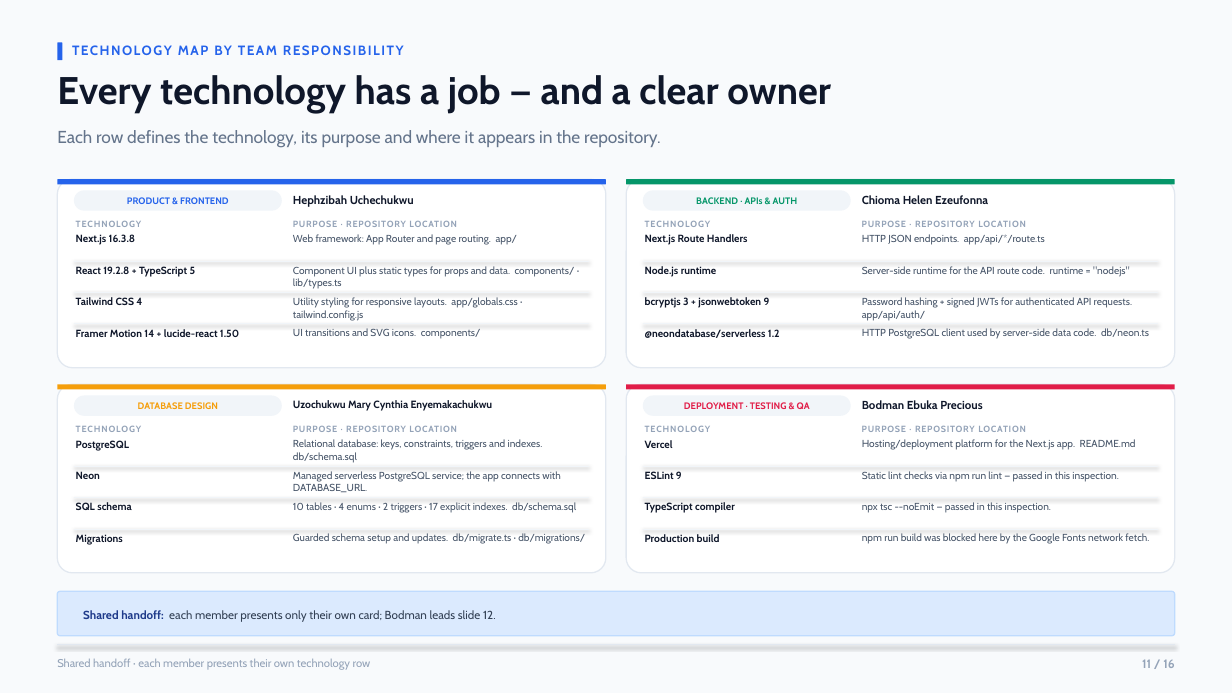
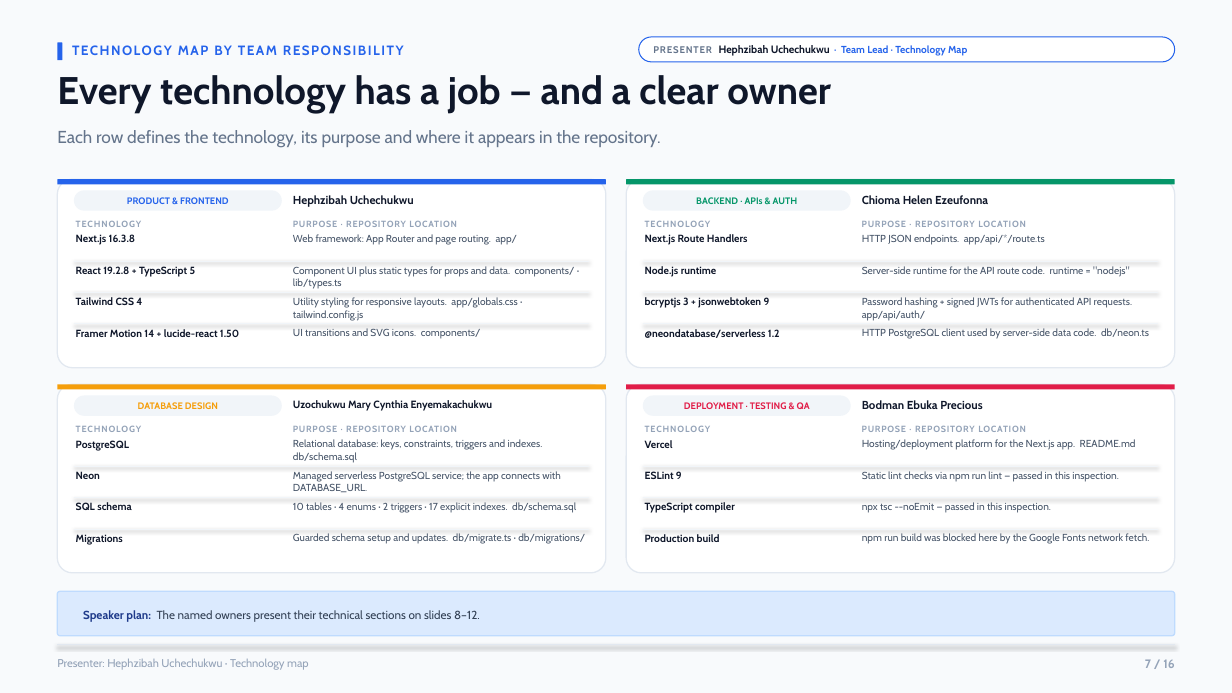
Before and after one commit to zibahofficial/TutorConnectNg, a slide deck: slide 7 of presentation/TutorConnect-Nigeria-Edumentry-AI-Hackathon-1.0.pptx (slide 11 before the commit). Drawn at 1232x693 pixels with LibreOffice and Linux fonts; fonts in the diff are those of the drawing. Boxes give left, top, right and bottom in pixels: in the first picture for what was removed or moved away, otherwise in the second. Text is boxed around its words. In the diff, an @@ line names an element or a change of style, - is before the commit and + after.

Commit message:
Clarify presentation handoffs by team role

```diff
--- a/presentation/TutorConnect-Nigeria-Edumentry-AI-Hackathon-1.0.pptx
+++ b/presentation/TutorConnect-Nigeria-Edumentry-AI-Hackathon-1.0.pptx
@@ rounded rectangle added at [639,37,1175,62], fill #FFFFFF, outline #2563EB 0.8 pt, 7.9 pt, text #2563EB, bold @@
+PRESENTER Hephzibah Uchechukwu · Team Lead · Technology Map
@@ text at [83,610,480,622]: text changed @@
-Shared handoff: each member presents only their own card; Bodman leads slide 12.
+Speaker plan: The named owners present their technical sections on slides 8–12.
@@ text at [57,658,309,670]: text changed @@
-Shared handoff · each member presents their own technology row
+Presenter: Hephzibah Uchechukwu · Technology map
@@ text at [1145,659,1174,668]: text changed @@
-11 / 16
+7 / 16
```
Also in this commit, not shown: 5 other slides changed, 3 other files.
